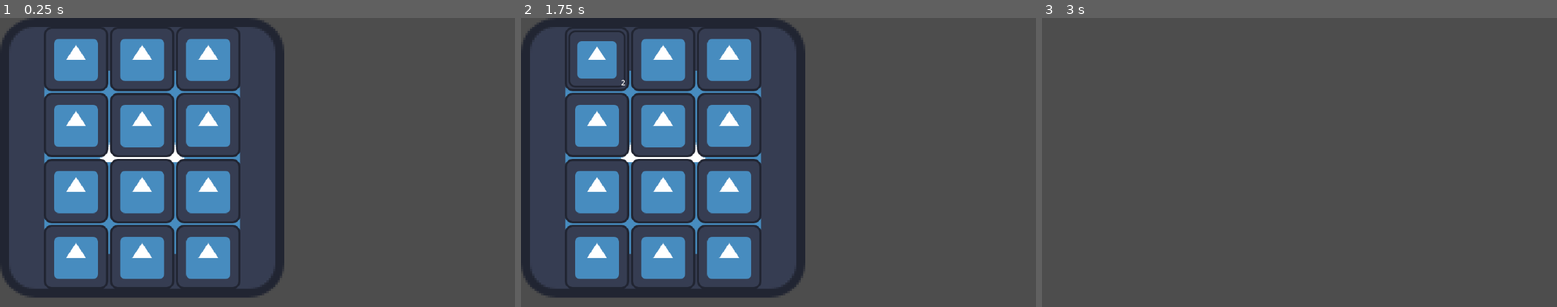
Above: before the commit, frames 1-3 (left to right).
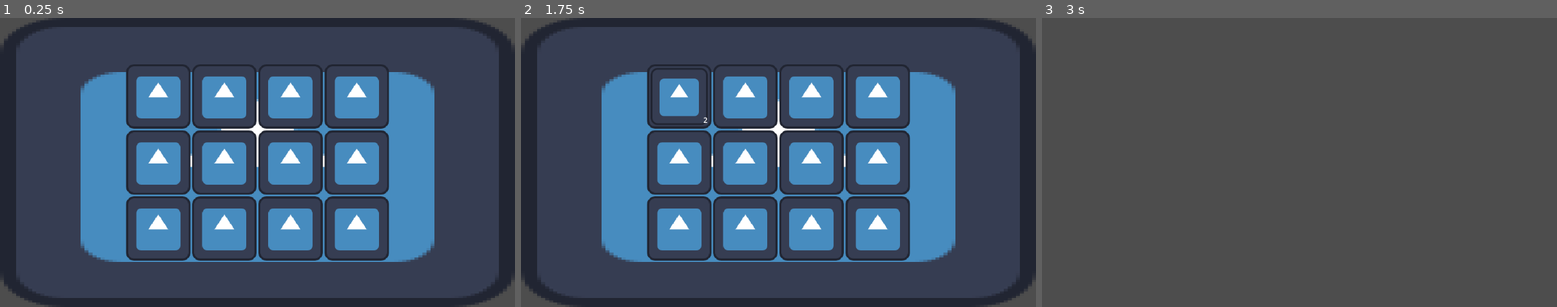
Above: after the commit, the same moments.

Repository: YUK1-0000/minecraft-clone
Game: Godot game, scene res://ui/inventory_ui/inventory_ui.tscn
Same seed, same stepped clock (60 frames per second), same inputs: the game is played once before the commit and once after it. The project has no main scene, so this scene is started directly. The engine's default icon, where the game draws it, is replaced by a stand-in: a white triangle on a blue panel in a dark square.
Inputs:
- Up to frame 1 (0.25 s): no input
- Up to frame 2 (1.75 s): tap Enter at 0.5 s; tap E (e) at 0.6, 1.55 s; tap Q (q) at 0.8, 1.35 s; tap Space at 1.25 s
- Up to frame 3 (3 s): tap Enter at 2 s; tap E (e) at 2.1 s; tap Q (q) at 2.3, 2.85 s; tap Space at 2.75 s

The runs differ from the first frame. In frame 1, 50% of the frame differs, in the area x 0-100%, y 0-100%; in frame 2, 50%; in frame 3, nothing differs.

Commit message:
微調整

Diff:
--- a/resources/inventory.gd
+++ b/resources/inventory.gd
@@ -9,12 +9,6 @@
 	var slots_: Array[ItemSlot] = get_not_full_slots_of(collected_item)
 	if not slots_.is_empty():
 		slots_[0].amount += collected_amount
-	#var same_item_slots: Array[ItemSlot] = get_slots_of(collected_item)
-	#if not same_item_slots.is_empty():
-		#for slot: ItemSlot in same_item_slots:
-			#if slot.is_full():
-				#continue
-			#slot.amount += collected_amount
 	else:
 		var empty_slots: Array[ItemSlot] = get_slots_of(null)
 		if not empty_slots .is_empty():
--- a/ui/inventory_ui/inventory_ui.gd
+++ b/ui/inventory_ui/inventory_ui.gd
@@ -1,7 +1,7 @@
 extends Control
 
-@onready var  inventory: Inventory = preload("res://test_inventory.tres")
-@onready var item_slots: Array = $NinePatchRect/GridContainer.get_children()
+@onready var inventory: Inventory = preload("res://test_inventory.tres")
+@onready var item_slots = $NinePatchRect/GridContainer.get_children() as Array[ItemSlotUI]
 
 var is_open: bool = visible
 
--- a/ui/inventory_ui/inventory_ui.tscn
+++ b/ui/inventory_ui/inventory_ui.tscn
@@ -6,13 +6,20 @@
 
 [node name="InventoryUI" type="Control"]
 layout_mode = 3
-anchors_preset = 0
+anchors_preset = 15
+anchor_right = 1.0
+anchor_bottom = 1.0
+grow_horizontal = 2
+grow_vertical = 2
 script = ExtResource("1_nth04")
 
 [node name="NinePatchRect" type="NinePatchRect" parent="."]
-layout_mode = 0
-offset_right = 636.0
-offset_bottom = 627.0
+layout_mode = 1
+anchors_preset = 15
+anchor_right = 1.0
+anchor_bottom = 1.0
+grow_horizontal = 2
+grow_vertical = 2
 texture = ExtResource("2_hjn75")
 
 [node name="GridContainer" type="GridContainer" parent="NinePatchRect"]
@@ -28,7 +35,7 @@
 offset_bottom = 146.0
 grow_horizontal = 2
 grow_vertical = 2
-columns = 3
+columns = 4
 
 [node name="InventorySlotUI" parent="NinePatchRect/GridContainer" instance=ExtResource("3_wygs7")]
 layout_mode = 2
